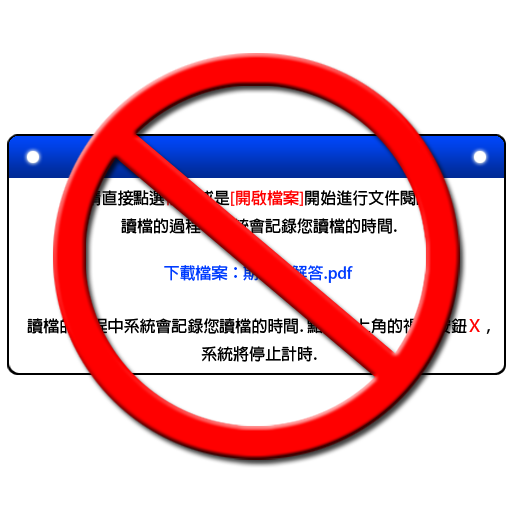
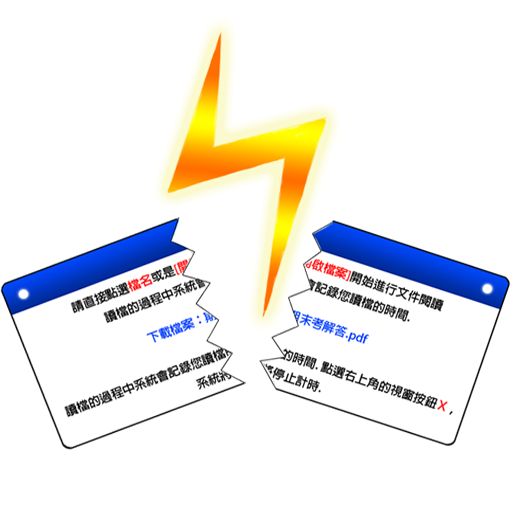
Layered file, before and after one edit (512 × 512). Changes by layer:
renamed "圖層 2" to "形狀 29", painted on it over left=0, top=17, right=511, bottom=460
removed group "群組 1" (3 layers) over left=27, top=190, right=490, bottom=362
removed layer "讀檔的過程中系統會記錄您讀檔的時間. 點選右上角的視窗按鈕Ｘ , 系統將停止計時." from group "群組 1" over left=27, top=318, right=490, bottom=362
removed layer "下載檔案：期末考解答.pdf" from group "群組 1" over left=164, top=265, right=353, bottom=283
removed layer "請直接點選檔名或是[開啟檔案]開始進行文件閱讀 讀檔的過程中系統會記錄您讀檔的時間." from group "群組 1" over left=85, top=190, right=432, bottom=234
removed layer "圖層 8 拷貝" over left=27, top=151, right=486, bottom=163
removed layer "圖層 5" over left=9, top=136, right=504, bottom=178
removed layer "圖層 7" over left=9, top=161, right=504, bottom=373
removed layer "圖層 3" over left=7, top=134, right=506, bottom=375
